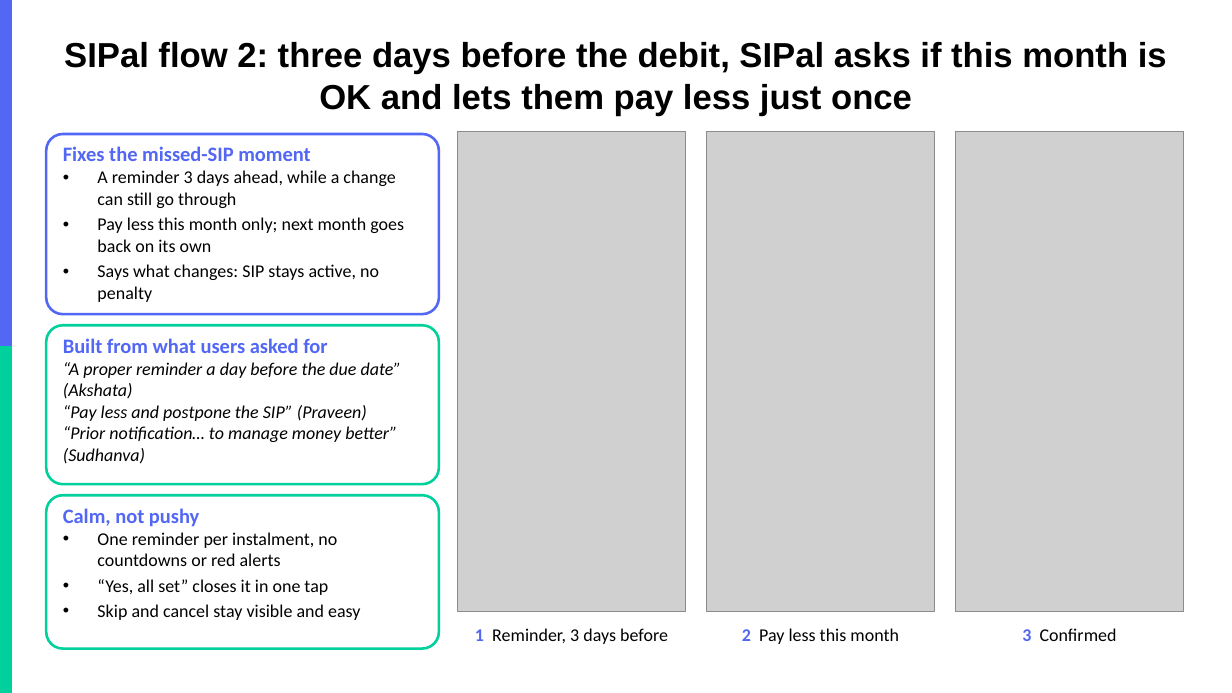
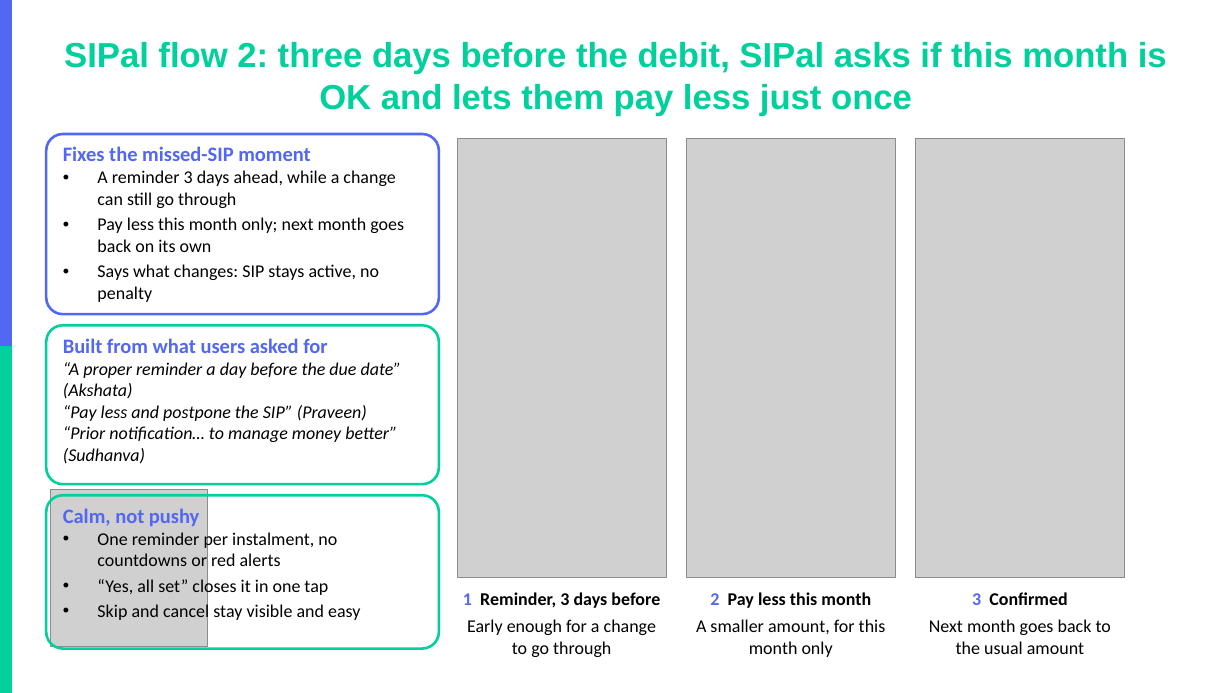
Before and after one commit to akarshita711/NEXTLEAP_GRAD_PROJECT_groww_SIP_research, a slide deck: slide 9 of deck/NL_Groww.pptx. Drawn at 1232x693 pixels with LibreOffice and Linux fonts; fonts in the diff are those of the drawing; grey boxes stand for pictures; background and template pictures are left out. Boxes give left, top, right and bottom in pixels: in the first picture for what was removed or moved away, otherwise in the second. Text is boxed around its words. In the diff, an @@ line names an element or a change of style, - is before the commit and + after.

```diff
--- a/deck/NL_Groww.pptx
+++ b/deck/NL_Groww.pptx
@@ title "SIPal flow 2: three days ..." at (x1=64, y1=42, x2=1167, y2=116): text colour #000000 to #00D09C @@
@@ picture resized from (x1=457, y1=131, x2=686, y2=612) to (x1=457, y1=139, x2=666, y2=578) @@
@@ picture resized from (x1=706, y1=131, x2=934, y2=612) to (x1=687, y1=139, x2=896, y2=578) @@
@@ picture resized from (x1=956, y1=131, x2=1184, y2=612) to (x1=916, y1=139, x2=1125, y2=578) @@
@@ rounded rectangle at (x1=46, y1=495, x2=439, y2=649): fill #FFFFFF to none @@
@@ picture added at (x1=51, y1=490, x2=208, y2=647) @@
@@ text "1 Reminder, 3 days before" moved from (x1=475, y1=628, x2=668, y2=644) to (x1=463, y1=592, x2=660, y2=608) @@
@@ text "2 Pay less this month" moved from (x1=742, y1=628, x2=899, y2=644) to (x1=710, y1=592, x2=871, y2=608) @@
@@ bold on in 3 elements at (x1=463, y1=592, x2=660, y2=608), (x1=710, y1=592, x2=871, y2=608), (x1=972, y1=592, x2=1067, y2=605) @@
@@ text "3 Confirmed" moved from (x1=1022, y1=628, x2=1117, y2=641) to (x1=972, y1=592, x2=1067, y2=605) @@
@@ text added at (x1=467, y1=619, x2=656, y2=657), 14 pt, text #000000 @@
+Early enough for a change to go through
@@ text added at (x1=696, y1=619, x2=886, y2=657), 14 pt, text #000000 @@
+A smaller amount, for this month only
@@ text added at (x1=929, y1=619, x2=1111, y2=654), 14 pt, text #000000 @@
+Next month goes back to the usual amount
```
Also in this commit, not shown: 9 other slides changed, 19 other files.
